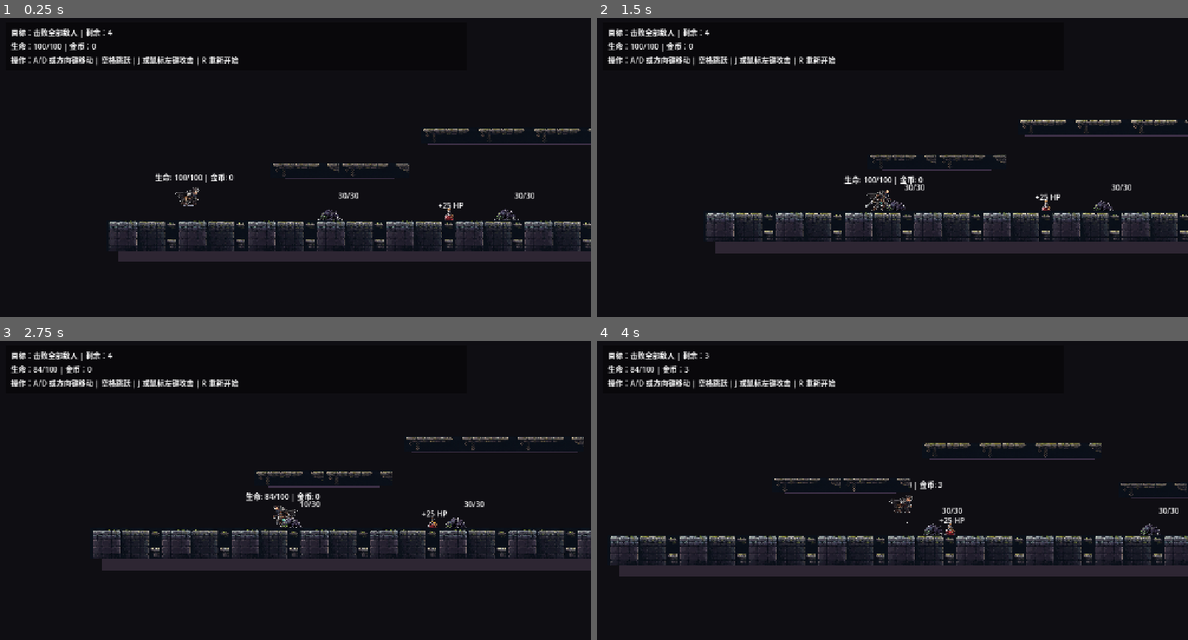
Above: before the commit, frames 1-4 (two rows, left to right).
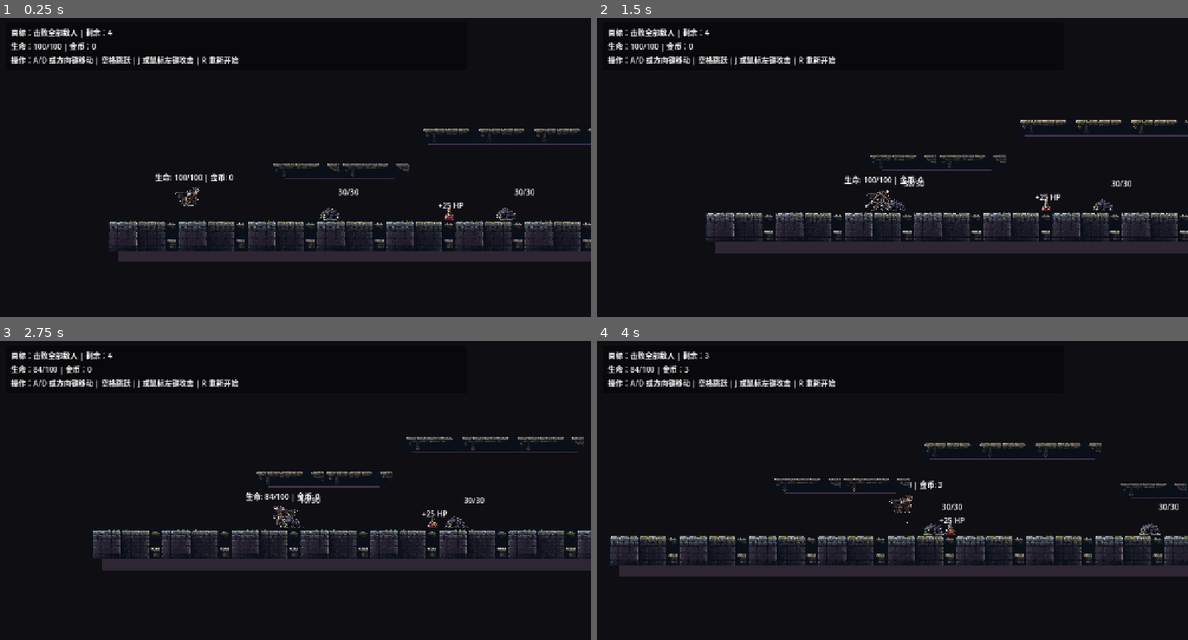
Above: after the commit, the same moments.

Repository: 98longq/relicbound
Game: Godot game, scene res://scenes/levels/test_level.tscn
Two runs of this game, one before a commit and one after it. Both use one fixed random seed, a clock stepped at 60 frames per second and the inputs below.
Inputs (mouse positions are in pixels of both pictures, inside the frame that each line leads up to):
- Up to frame 1 (0.25 s): no input
- Up to frame 2 (1.5 s): tap Enter (ui_accept) at 0.5, 0.77 s; move the mouse to (1022, 167) at 0.52 s; hold R 0.53-1.28 s; hold Right (ui_right) from 0.53 s (still down); click (1022, 167) at 0.67 s; move the mouse to (774, 200) at 1.27 s; tap Space at 1.35 s
- Up to frame 3 (2.75 s): tap Enter (ui_accept) at 1.52 s; move the mouse to (354, 433) at 2.02 s; release Right (ui_right) at 2.03 s; hold Left (ui_left) from 2.03 s (still down); hold J from 2.03 s (still down)
- Up to frame 4 (4 s): move the mouse to (862, 571) at 2.77 s; release Left (ui_left) at 2.78 s; release J at 2.78 s; hold Right (ui_right) from 2.78 s (still down); tap R at 2.85 s; click (862, 571) at 2.92 s; tap Enter (ui_accept) at 3.02, 3.77 s; move the mouse to (1069, 556) at 3.52 s; hold Space from 3.53 s (still down)

The runs differ from the first frame. In frame 1, 0.3% of the frame differs, in the area x 53-91%, y 57-68%; in frame 2, 0.3%; in frame 3, 0.3%; in frame 4, 0.3%, in the area x 55-99%, y 54-65%.

Commit message:
Increase common enemy hurtbox volume

Diff:
--- a/scenes/enemies/test_enemy.tscn
+++ b/scenes/enemies/test_enemy.tscn
@@ -16,7 +16,7 @@
 shader_parameter/alpha_cutoff = 0.05
 
 [sub_resource type="RectangleShape2D" id="RectangleShape2D_enemy"]
-size = Vector2(58, 42)
+size = Vector2(72, 54)
 
 [node name="TestEnemy" type="CharacterBody2D"]
 collision_layer = 4
@@ -43,13 +43,13 @@
 texture = SubResource("AtlasTexture_crawler_idle")
 
 [node name="CollisionShape2D" type="CollisionShape2D" parent="."]
-position = Vector2(0, -22)
+position = Vector2(0, -26)
 shape = SubResource("RectangleShape2D_enemy")
 
 [node name="HealthLabel" type="Label" parent="."]
 offset_left = -28.0
-offset_top = -76.0
+offset_top = -82.0
 offset_right = 28.0
-offset_bottom = -52.0
+offset_bottom = -58.0
 horizontal_alignment = 1
 text = "30/30"
